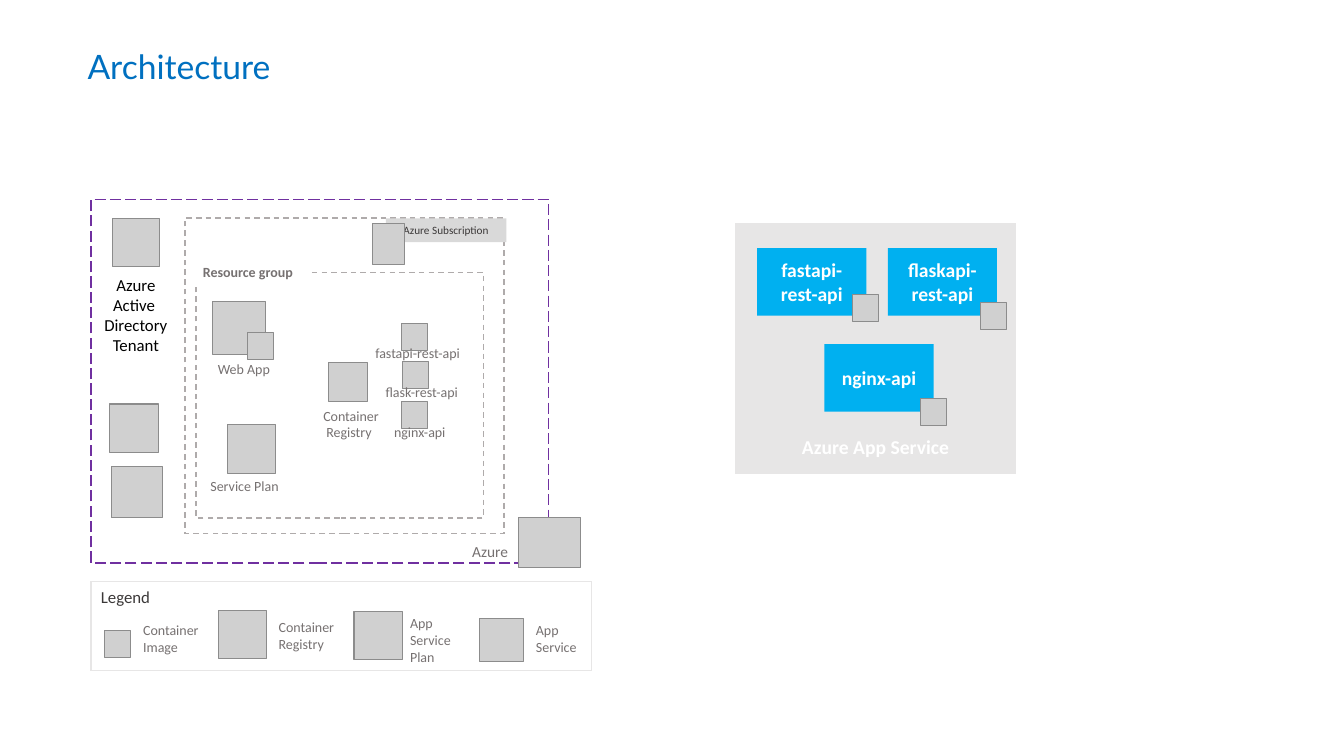
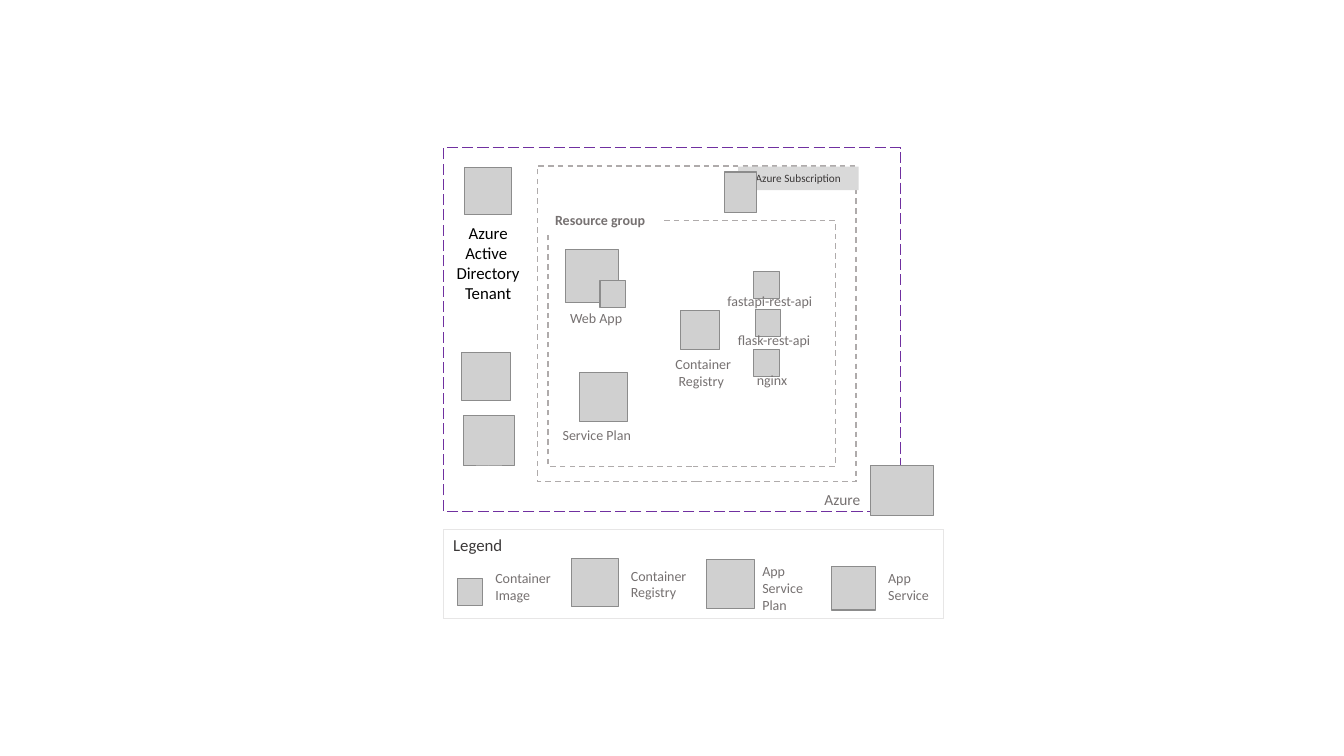
Before and after one commit to flecoqui/app-service-multi-container, a slide deck: slide 2 of docs/Slides.pptx. Drawn at 1344x756 pixels with LibreOffice and Linux fonts; fonts in the diff are those of the drawing; grey boxes stand for pictures. Boxes give left, top, right and bottom in pixels: in the first picture for what was removed or moved away, otherwise in the second. Text is boxed around its words. In the diff, an @@ line names an element or a change of style, - is before the commit and + after.

```diff
--- a/docs/Slides.pptx
+++ b/docs/Slides.pptx
@@ title removed at (x1=88, y1=54, x2=271, y2=80) @@
-Architecture
@@ 2 rectangles, 1 text moved together from (x1=91, y1=200, x2=591, y2=671) to (x1=444, y1=147, x2=944, y2=619) @@
@@ rectangle "Azure Subscription" moved from (x1=386, y1=219, x2=507, y2=243) to (x1=738, y1=166, x2=859, y2=191) @@
@@ 8 texts, 4 pictures, 2 rectangles moved together from (x1=110, y1=218, x2=577, y2=662) to (x1=462, y1=166, x2=929, y2=610) @@
@@ rectangle removed at (x1=736, y1=224, x2=1016, y2=473) @@
@@ rectangle removed at (x1=757, y1=248, x2=866, y2=316) @@
-fastapi-rest-api
@@ rectangle removed at (x1=888, y1=248, x2=997, y2=316) @@
-flaskapi-rest-api
@@ picture moved from (x1=402, y1=324, x2=427, y2=351) to (x1=600, y1=281, x2=625, y2=309) @@
@@ picture moved from (x1=981, y1=302, x2=1006, y2=330) to (x1=754, y1=271, x2=779, y2=298) @@
@@ picture moved from (x1=853, y1=294, x2=878, y2=322) to (x1=755, y1=310, x2=780, y2=337) @@
@@ picture removed at (x1=248, y1=333, x2=273, y2=360) @@
@@ picture moved from (x1=922, y1=398, x2=947, y2=425) to (x1=754, y1=350, x2=779, y2=377) @@
@@ rectangle removed at (x1=825, y1=344, x2=934, y2=411) @@
-nginx-api
@@ picture removed at (x1=403, y1=361, x2=429, y2=388) @@
@@ text at (x1=757, y1=373, x2=787, y2=387): text changed @@
-nginx-api
+nginx
@@ 7 pictures, 3 texts moved together from (x1=104, y1=219, x2=581, y2=660) to (x1=457, y1=167, x2=934, y2=608) @@
@@ picture moved from (x1=402, y1=401, x2=427, y2=429) to (x1=458, y1=579, x2=483, y2=606) @@
@@ picture removed at (x1=105, y1=630, x2=130, y2=657) @@
```
Also in this commit, not shown: 1 other slide changed, 2 slides added, 10 other files.
